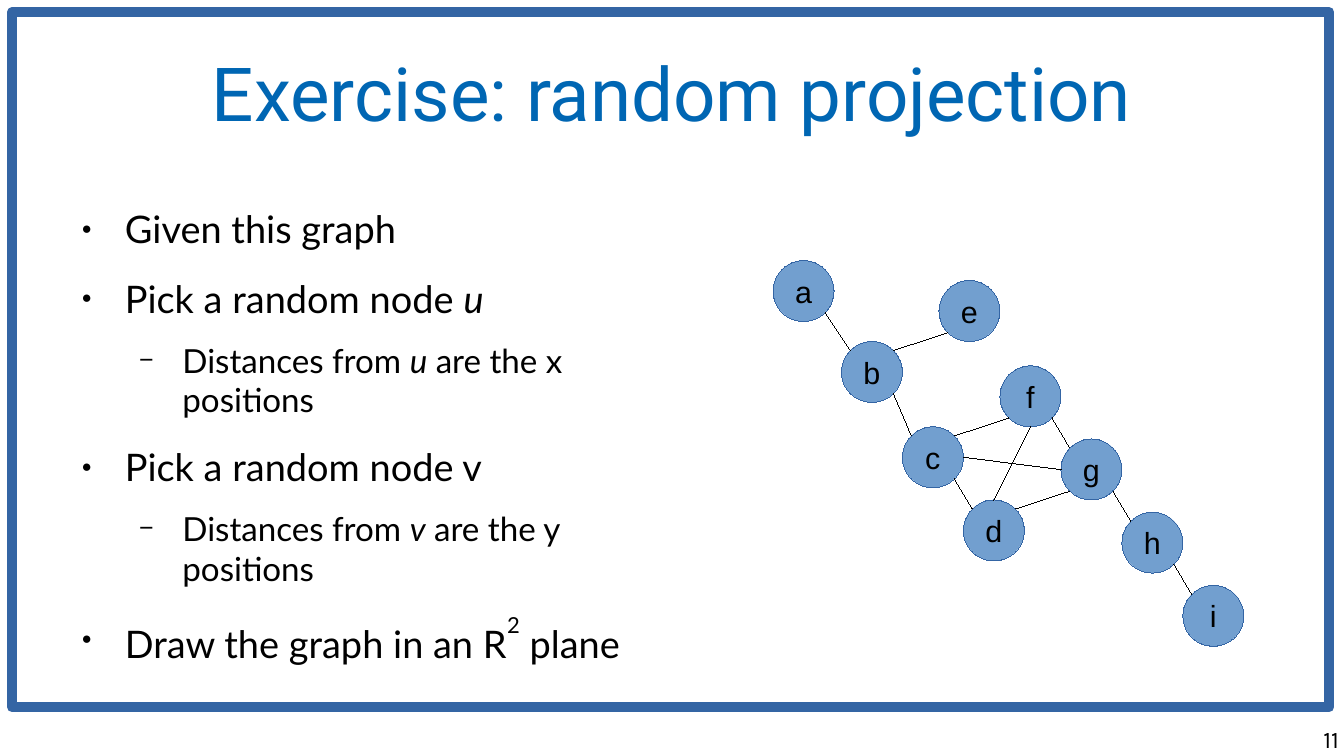
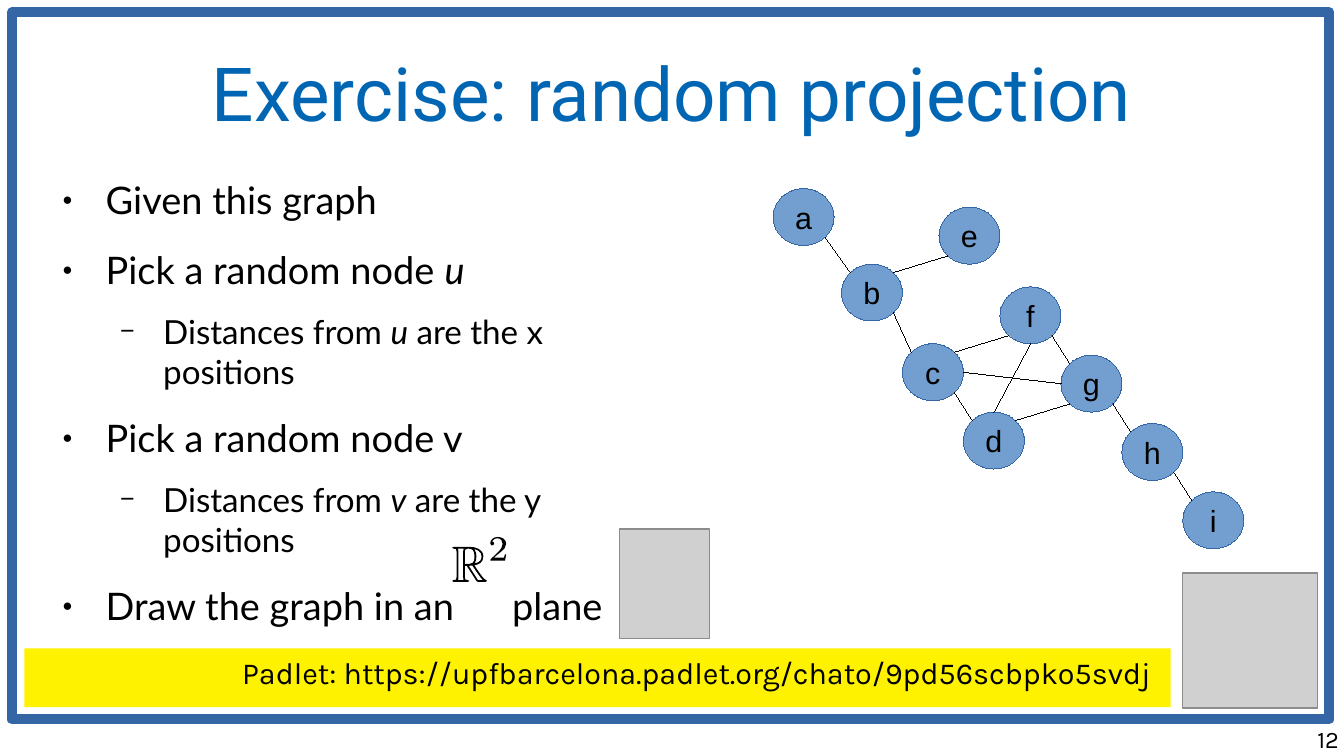
Before and after one commit to chatox/networks-science-course, a slide deck: slide 12 of theory/odp/tt22-spectral_graph_embedding.odp (slide 11 before the commit). Drawn at 1344x756 pixels with LibreOffice and Linux fonts; fonts in the diff are those of the drawing; grey boxes stand for pictures. Boxes give left, top, right and bottom in pixels: in the first picture for what was removed or moved away, otherwise in the second. Text is boxed around its words. In the diff, an @@ line names an element or a change of style, - is before the commit and + after.

```diff
--- a/theory/odp/tt22-spectral_graph_embedding.odp
+++ b/theory/odp/tt22-spectral_graph_embedding.odp
@@ rectangle: place and size @@
-rectangle at (12,12,1329,707)
+rectangle at (12,12,1329,720)
@@ text "Given this graph": place and size @@
-text "Given this graph" at (125,215,620,665)
+text "Given this graph" at (106,186,602,627)
@@ ellipse "a": place and size @@
-ellipse "a" at (773,261,834,322)
+ellipse "a" at (773,189,834,246)
@@ ellipse "e": place and size @@
-ellipse "e" at (939,281,1000,341)
+ellipse "e" at (939,207,1000,265)
@@ line added from (826, 237) to (850, 272), #000000 0 pt @@
@@ ellipse "b": place and size @@
-ellipse "b" at (842,341,903,402)
+ellipse "b" at (842,265,903,322)
@@ line moved from (1016, 509) - (1070, 491) to (894, 272) - (948, 256) @@
@@ ellipse "f": place and size @@
-ellipse "f" at (1000,366,1061,427)
+ellipse "f" at (1000,287,1061,344)
@@ line moved from (826, 312) - (850, 350) to (894, 312) - (911, 352) @@
@@ ellipse "c": place and size @@
-ellipse "c" at (903,427,963,488)
+ellipse "c" at (903,344,963,401)
@@ line moved from (894, 350) - (948, 333) to (955, 352) - (1009, 335) @@
@@ line moved from (1031, 427) - (994, 500) to (1031, 344) - (994, 412) @@
@@ line moved from (1174, 565) - (1192, 594) to (1053, 335) - (1070, 363) @@
@@ ellipse "g": place and size @@
-ellipse "g" at (1061,439,1122,500)
+ellipse "g" at (1061,355,1122,412)
@@ line moved from (963, 457) - (1061, 470) to (963, 372) - (1061, 384) @@
@@ line moved from (894, 394) - (911, 435) to (955, 393) - (972, 421) @@
@@ ellipse "d": place and size @@
-ellipse "d" at (963,500,1024,561)
+ellipse "d" at (963,412,1024,470)
@@ line moved from (955, 435) - (1009, 418) to (1016, 421) - (1070, 404) @@
@@ line moved from (1053, 418) - (1070, 448) to (1113, 404) - (1131, 432) @@
@@ ellipse "h": place and size @@
-ellipse "h" at (1122,512,1183,573)
+ellipse "h" at (1122,423,1183,481)
@@ line removed from (955, 479) to (972, 509) @@
@@ line moved from (1113, 491) - (1131, 521) to (1174, 472) - (1192, 500) @@
@@ ellipse "i": place and size @@
-ellipse "i" at (1183,585,1244,646)
+ellipse "i" at (1183,491,1244,549)
@@ freeform shape added at (451,538,509,582), fill #FFFFFF @@
@@ freeform shape added at (490,537,506,561), fill #000000 @@
@@ picture added at (620,529,710,639) @@
@@ freeform shape added at (452,546,488,582), fill #000000 @@
@@ text at (106,592,602,627): text changed @@
-● Draw the graph in an R2 plane
+● Draw the graph in an plane
@@ picture added at (1183,573,1318,709) @@
@@ rectangle added at (24,649,1171,707), fill #FFF200, 18 pt, text #000000 @@
+Padlet: https://upfbarcelona.padlet.org/chato/9pd56scbpko5svdj
@@ page number at (1317,733,1339,748): text changed @@
-11
+12
```
Also in this commit, not shown: 26 other slides changed, 18 slides added, 2 slides removed, 1 other file.
